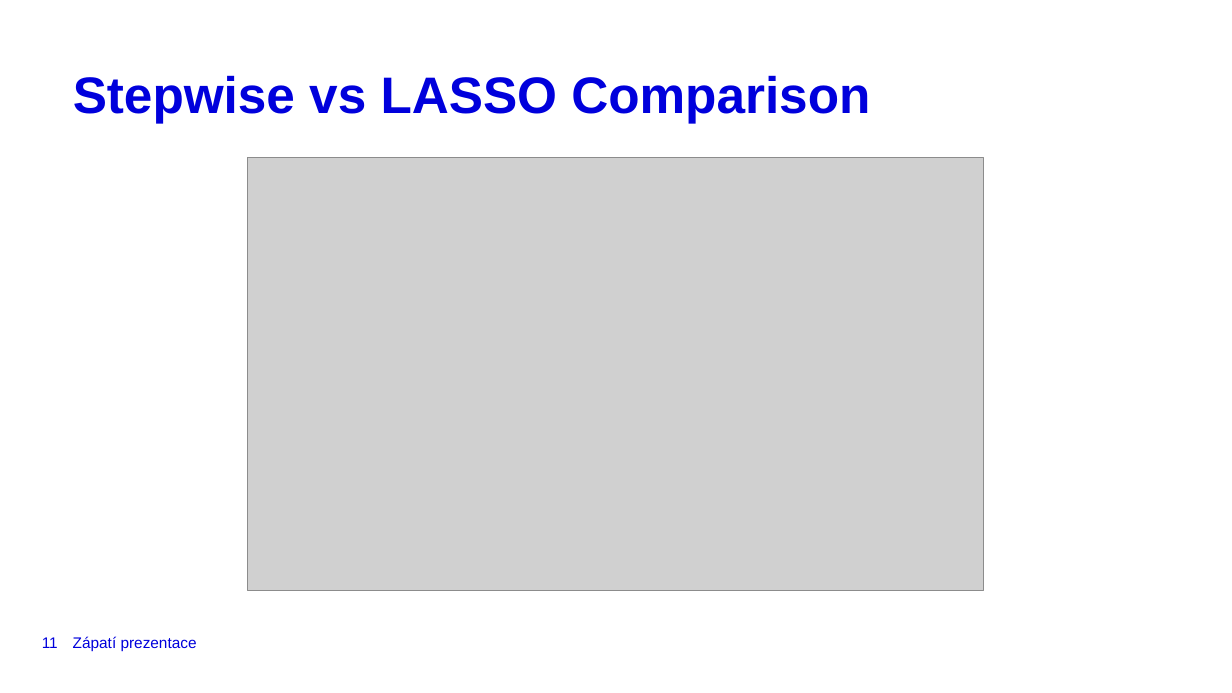
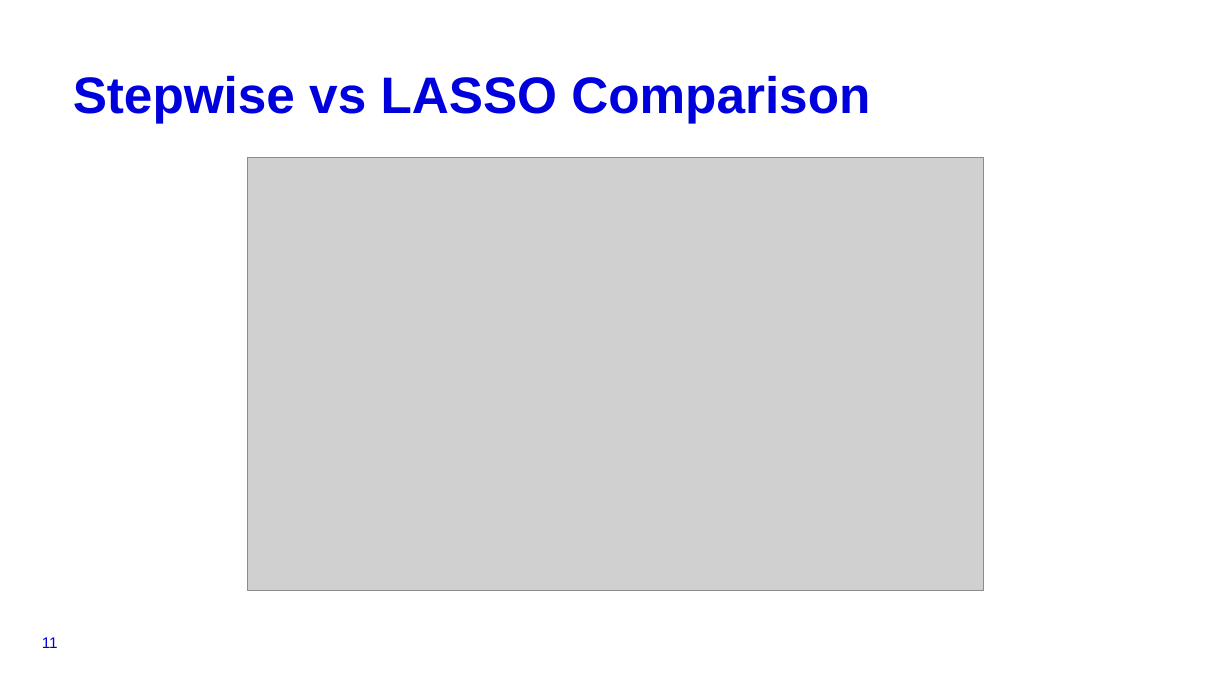
Before and after one commit to konj27/CreditRisk, a slide deck: slide 11 of APRE_Presentation.pptx. Drawn at 1232x693 pixels with LibreOffice and Linux fonts; fonts in the diff are those of the drawing; grey boxes stand for pictures; background and template pictures are left out. Boxes give left, top, right and bottom in pixels: in the first picture for what was removed or moved away, otherwise in the second. Text is boxed around its words. In the diff, an @@ line names an element or a change of style, - is before the commit and + after.

```diff
--- a/APRE_Presentation.pptx
+++ b/APRE_Presentation.pptx
@@ text removed at [73,636,197,651] @@
-Zápatí prezentace
```
Also in this commit, not shown: 9 other slides changed, 1 other file.
